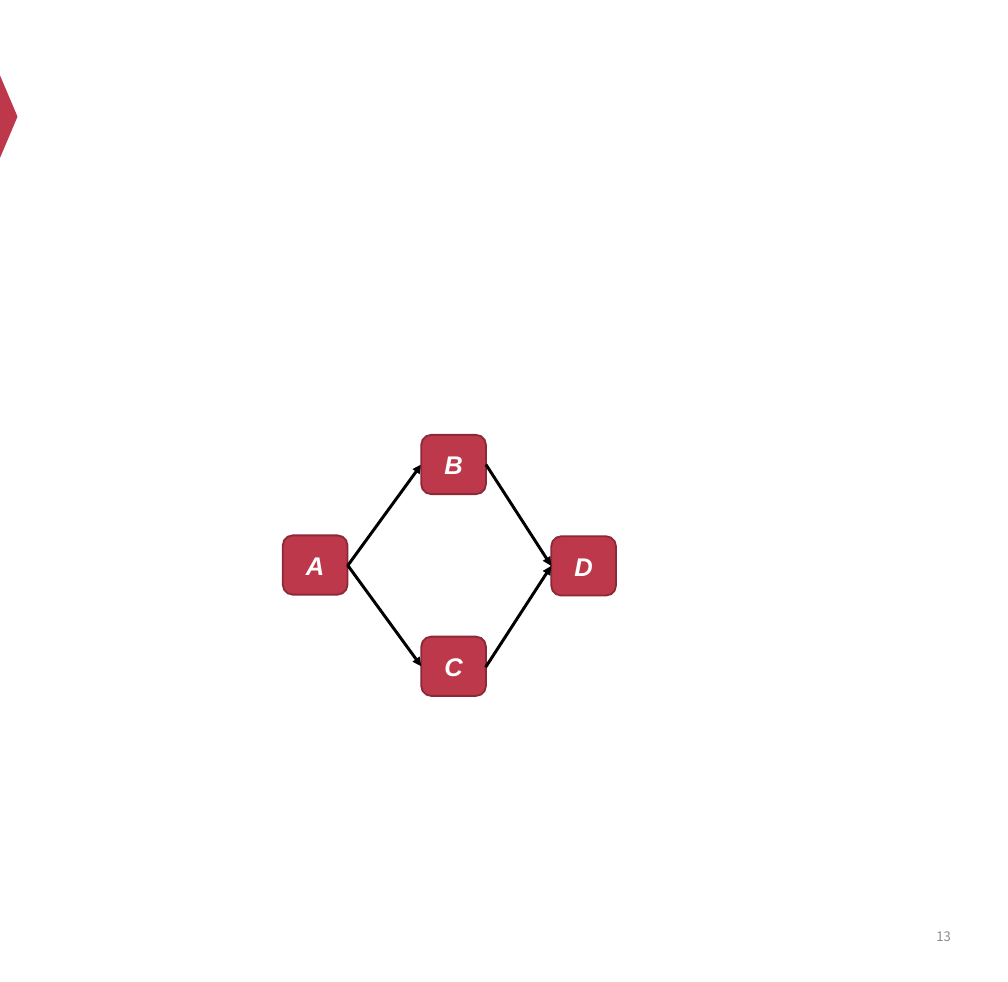
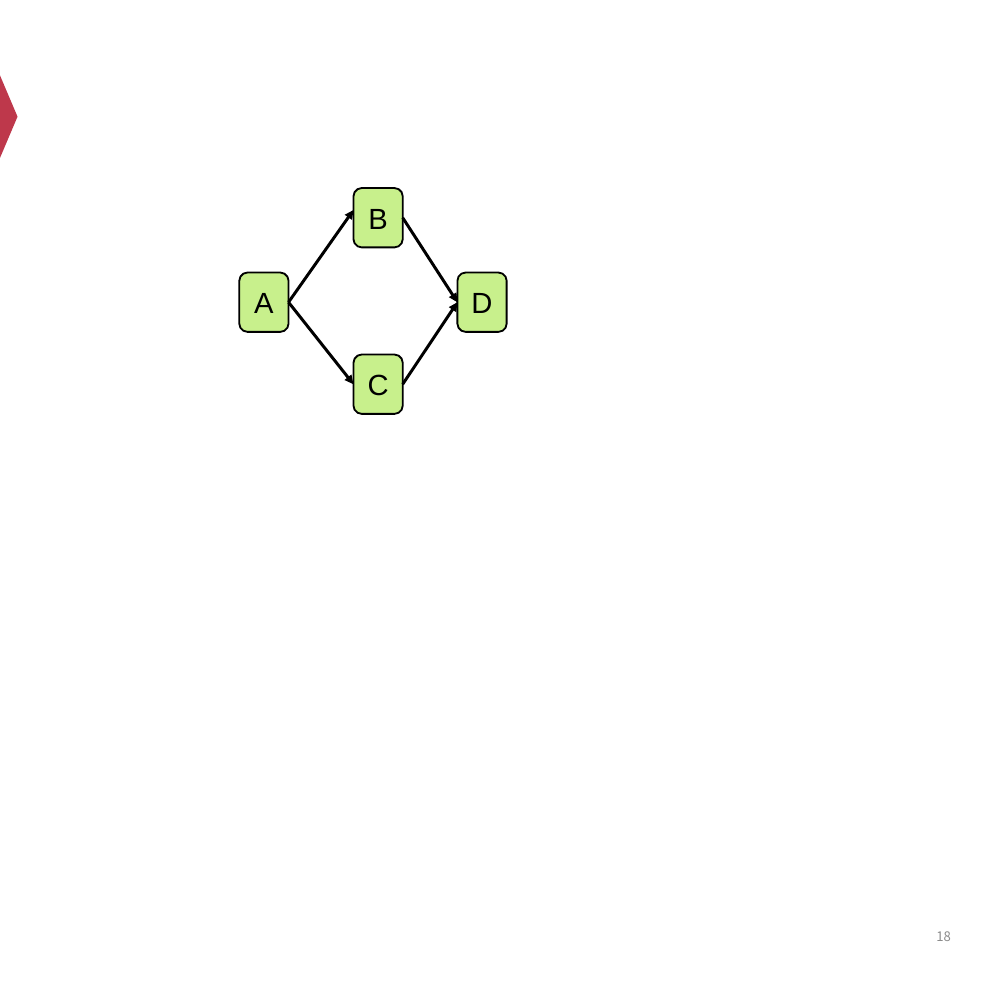
Before and after one commit to Ash1sc/R1CS-normal-form-generator, a slide deck: slide 18 of meeting_docs/中期答辩/中期答辩PPT [自动保存的].pptx (slide 13 before the commit). Drawn at 1008x982 pixels with LibreOffice and Linux fonts; fonts in the diff are those of the drawing. Boxes give left, top, right and bottom in pixels: in the first picture for what was removed or moved away, otherwise in the second. Text is boxed around its words. In the diff, an @@ line names an element or a change of style, - is before the commit and + after.

```diff
--- a/meeting_docs/中期答辩/中期答辩PPT [自动保存的].pptx
+++ b/meeting_docs/中期答辩/中期答辩PPT [自动保存的].pptx
@@ rounded rectangle "B" resized from (x1=422, y1=435, x2=487, y2=494) to (x1=353, y1=188, x2=403, y2=248) @@
@@ arrow moved from (486, 465) - (552, 566) to (289, 302) - (353, 210) @@
@@ arrow added from (403, 218) to (458, 302), #000000 3.25 pt @@
@@ rounded rectangle "A" resized from (x1=283, y1=536, x2=348, y2=595) to (x1=240, y1=273, x2=289, y2=332) @@
@@ size 28 to 32 pt, text colour #FFFFFF to #000000, bold off, italic off; fill #BE384B to #C8F08C; outline #8D2937 2 pt to #000000 2 pt in 4 elements at (x1=240, y1=273, x2=289, y2=332), (x1=353, y1=188, x2=403, y2=248), (x1=353, y1=355, x2=403, y2=414), (x1=458, y1=273, x2=507, y2=332) @@
@@ rounded rectangle "D" resized from (x1=552, y1=537, x2=617, y2=596) to (x1=458, y1=273, x2=507, y2=332) @@
@@ arrow moved from (486, 668) - (552, 566) to (289, 302) - (353, 384) @@
@@ arrow moved from (347, 566) - (422, 465) to (403, 384) - (458, 302) @@
@@ rounded rectangle "C" resized from (x1=422, y1=637, x2=487, y2=696) to (x1=353, y1=355, x2=403, y2=414) @@
@@ arrow removed from (347, 565) to (422, 667) @@
@@ page number at (x1=936, y1=931, x2=951, y2=941): text changed @@
-13
+18
```
Also in this commit, not shown: 7 other slides changed, 7 slides added, 4 slides removed, 38 other files.
